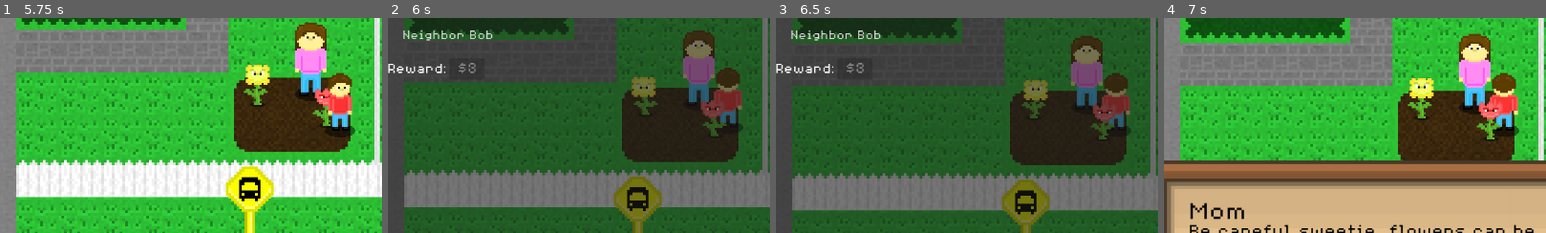
Above: before the commit, frames 1-4 (left to right).
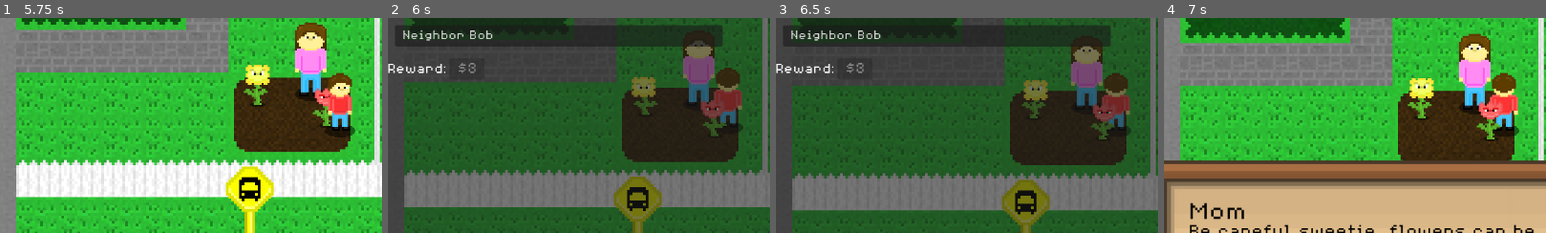
Above: after the commit, the same moments.

Repository: Birb-Games/the-legend-of-the-lawns
Game: Godot game, scene res://scenes/main.tscn
Two runs of this game, one before a commit and one after it. Both use one fixed random seed, a clock stepped at 60 frames per second and the inputs below.
Inputs (mouse positions are % of the whole screen's width and height, from its top left):
- Up to frame 1 (5.75 s): click "> New Game" at 0.5 s; click (50, 34) at 1.27 s; type "Alex" at 1.35 s; click "> New Game" at 2 s; click "Start!" at 2.75 s; move the mouse to (72, 45) at 3.52 s; hold D (move_right) 3.53-4.28 s; tap Space (interact) at 3.6, 5 s; move the mouse to (30, 55) at 4.27 s; hold S (move_down) 4.28-5.03 s; click (30, 55) at 4.35 s; move the mouse to (60, 28) at 5.02 s; hold D (move_right) from 5.03 s (still down); hold Right mouse button (shoot_secondary) from 5.03 s (still down)
- Up to frame 2 (6 s): move the mouse to (45, 70) at 5.77 s; release D (move_right) at 5.78 s; release Right mouse button (shoot_secondary) at 5.78 s; hold W (move_up) from 5.78 s (still down); tap Tab (toggle_quest_screen) at 5.85 s
- Up to frame 3 (6.5 s): keep holding W (move_up)
- Up to frame 4 (7 s): move the mouse to (80, 65) at 6.52 s; release W (move_up) at 6.53 s; hold A (move_left) from 6.53 s (still down); tap Space (interact) at 6.6 s
The pictures show only the part of the screen within x 6-56%, y 24-74%; the shares and areas given below are measured in that part.

Frame 1 is identical in both runs. In frame 2, 4.8% of the frame differs, in the area x 2-88%, y 3-14%; in frame 3, 5.0%; in frame 4, nothing differs.

Commit message:
Added an arrow that points to the neighbor that the player selected in the journal.

Diff:
--- /dev/null
+++ b/scenes/player/arrow.tscn
@@ -0,0 +1,10 @@
+[gd_scene load_steps=3 format=3 uid="uid://dqsubbouvo8c1"]
+
+[ext_resource type="Texture2D" uid="uid://jf4rydcdp3gt" path="res://assets/textures/arrow.png" id="1_r6vjf"]
+[ext_resource type="Script" uid="uid://b6rwk52u4ufv0" path="res://scripts/player/arrow.gd" id="2_yob3x"]
+
+[node name="Arrow" type="Sprite2D"]
+z_index = 2
+scale = Vector2(0.5, 0.5)
+texture = ExtResource("1_r6vjf")
+script = ExtResource("2_yob3x")
--- a/scenes/player/player.tscn
+++ b/scenes/player/player.tscn
@@ -8,6 +8,7 @@
 [ext_resource type="Texture2D" uid="uid://btspvfcbp648g" path="res://assets/textures/particles/circle_particle.png" id="7_fjrip"]
 [ext_resource type="PackedScene" uid="uid://b4a5sdixx0fuv" path="res://scenes/player/bullet.tscn" id="7_smehm"]
 [ext_resource type="PackedScene" uid="uid://drt2vf3441uh5" path="res://scenes/player/player_lawn_mower.tscn" id="8_5gtgg"]
+[ext_resource type="PackedScene" uid="uid://dqsubbouvo8c1" path="res://scenes/player/arrow.tscn" id="10_h17s1"]
 [ext_resource type="Script" uid="uid://7l7duh8pmwvx" path="res://scripts/player/tile_map_collision_checker.gd" id="12_fm80t"]
 
 [sub_resource type="AtlasTexture" id="AtlasTexture_qhqgy"]
@@ -365,6 +366,11 @@
 position = Vector2(0, -13)
 shape = SubResource("RectangleShape2D_gx1jg")
 
+[node name="NeighborArrow" parent="." instance=ExtResource("10_h17s1")]
+modulate = Color(1, 1, 0, 1)
+position = Vector2(29, -11)
+min_dist = 32.0
+
 [connection signal="body_entered" from="AnimatedSprite2D/InteractZone" to="." method="_on_interact_zone_body_entered"]
 [connection signal="body_exited" from="AnimatedSprite2D/InteractZone" to="." method="_on_interact_zone_body_exited"]
 [connection signal="body_entered" from="UpCollisionChecker" to="UpCollisionChecker" method="_on_body_entered"]
--- a/scenes/ui/quest_screen.tscn
+++ b/scenes/ui/quest_screen.tscn
@@ -157,7 +157,6 @@
 theme_override_fonts/font = ExtResource("2_ckwhv")
 theme_override_font_sizes/font_size = 20
 text = "[TEMPLATE BUTTON]"
-flat = true
 alignment = 0
 
 [connection signal="pressed" from="Button" to="." method="_on_button_pressed"]
--- /dev/null
+++ b/scripts/player/arrow.gd
@@ -0,0 +1,32 @@
+extends Sprite2D
+
+@export var point_to: NodePath
+@export var min_dist: float = 0.0
+@export var max_dist: float = 640.0
+@onready var y_offset: float = position.y
+@onready var dist: float = position.x
+@onready var default_scale: Vector2 = scale
+const MIN_MULTIPLIER = 0.5
+const MAX_MULTIPLIER = 1.25
+
+func _process(_delta: float) -> void:
+	var target_node: Node = get_node_or_null(point_to)
+	# If the target node doesn't exist, hide the arrow
+	if target_node == null:
+		hide()
+		return
+
+	var parent_pos: Vector2 = global_position - position + Vector2(0.0, y_offset)
+	var diff: Vector2 = target_node.global_position - parent_pos
+	if diff.length() <= max(min_dist, 0.0):
+		hide()
+		return
+
+	show()
+
+	# Have the arrow point to the target node
+	position = diff.normalized() * dist + Vector2(0.0, y_offset)
+	rotation = diff.normalized().angle()
+	var sample: float = 1.0 - (diff.length() - min_dist) / (max_dist - min_dist)
+	var multiplier: float = clamp(MIN_MULTIPLIER + (MAX_MULTIPLIER - MIN_MULTIPLIER) * sample, MIN_MULTIPLIER, MAX_MULTIPLIER)
+	scale = default_scale * multiplier
--- a/scripts/player/player.gd
+++ b/scripts/player/player.gd
@@ -348,3 +348,7 @@
 		"max_health" : max_health,
 	}
 	return data
+
+func reset() -> void:
+	$NeighborArrow.point_to = ""
+	max_health = 80
--- a/scripts/scene_control/main.gd
+++ b/scripts/scene_control/main.gd
@@ -84,6 +84,7 @@
 	if !neighborhood.is_inside_tree():
 		add_child(neighborhood)
 	$Player/WaterGun.hide()
+	$Player/NeighborArrow.point_to = ""
 	player.position = player_pos
 	current_wage = 0
 	player.dir = "down"
@@ -161,6 +162,8 @@
 	current_day = 1
 	lawns_mowed = 0
 	current_level = 0
+	player.reset()
+	$/root/Main/HUD/Control/QuestScreen.reset()
 
 func save() -> Dictionary:
 	return {
@@ -221,11 +224,11 @@
 	line = save_file.get_line()
 	json = JSON.new()
 	parse_result = json.parse(line)
+	# Set the player defaults
+	player.reset()
 	if parse_result != OK:
 		printerr("Error loading player:")
 		printerr("JSON parse error: ", json.get_error_message(), " in ", save_path)
-		# Set the player defaults
-		player.max_health = 80
 	else:
 		data = json.data
 		player.max_health = max(data["max_health"], 1)
--- a/scripts/ui/quest_screen.gd
+++ b/scripts/ui/quest_screen.gd
@@ -38,11 +38,13 @@
 	# Deselect the current neighbor if we clicked the same button
 	if index == selected:
 		selected = -1
+		$/root/Main/Player/NeighborArrow.point_to = ""
 		return
 	# Set the new selected neighbor
 	if index >= 0 and index < buttons.size():
 		selected = index
 		buttons[selected].text = " >" + buttons[selected].text
+		$/root/Main/Player/NeighborArrow.point_to = neighbor_paths[selected]
 
 func add_neighbor_buttons(
 	parent: Node,
@@ -176,4 +178,10 @@
 	current_quest.reward.give.call(main)
 	main.current_level += 1
 	selected = -1
+	$/root/Main/Player/NeighborArrow.point_to = ""
 	activate()
+
+func reset() -> void:
+	buttons.clear()
+	neighbor_paths.clear()
+	selected = -1
Binary file added: assets/textures/arrow.png
Not shown, added: assets/textures/arrow.png.import
Not shown: 1 places in scenes/player/player.tscn that only renumber resources
Not shown, added: scripts/player/arrow.gd.uid
